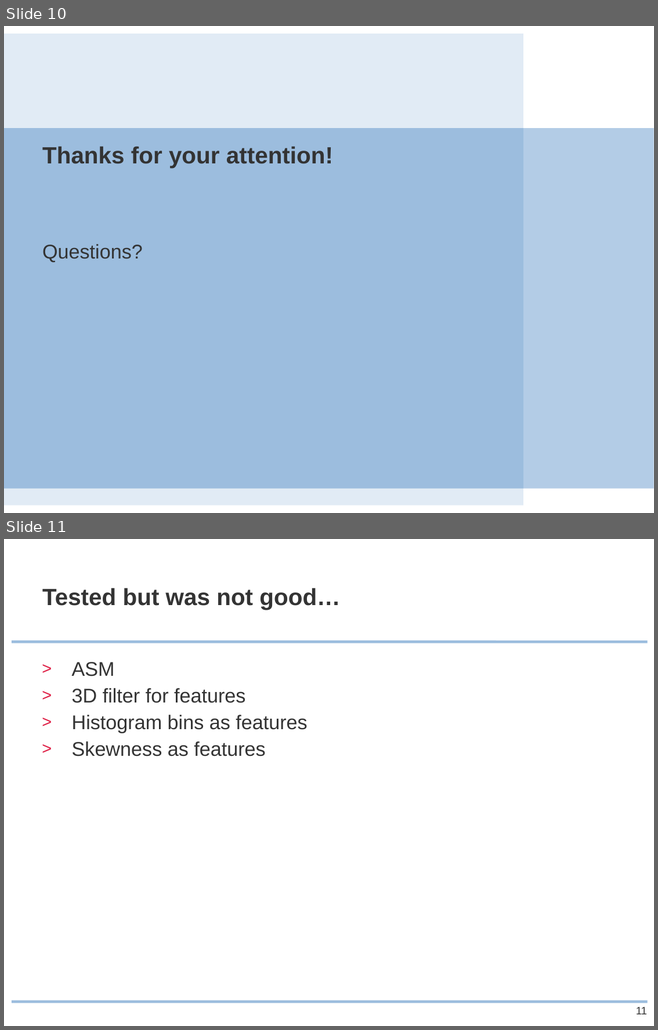
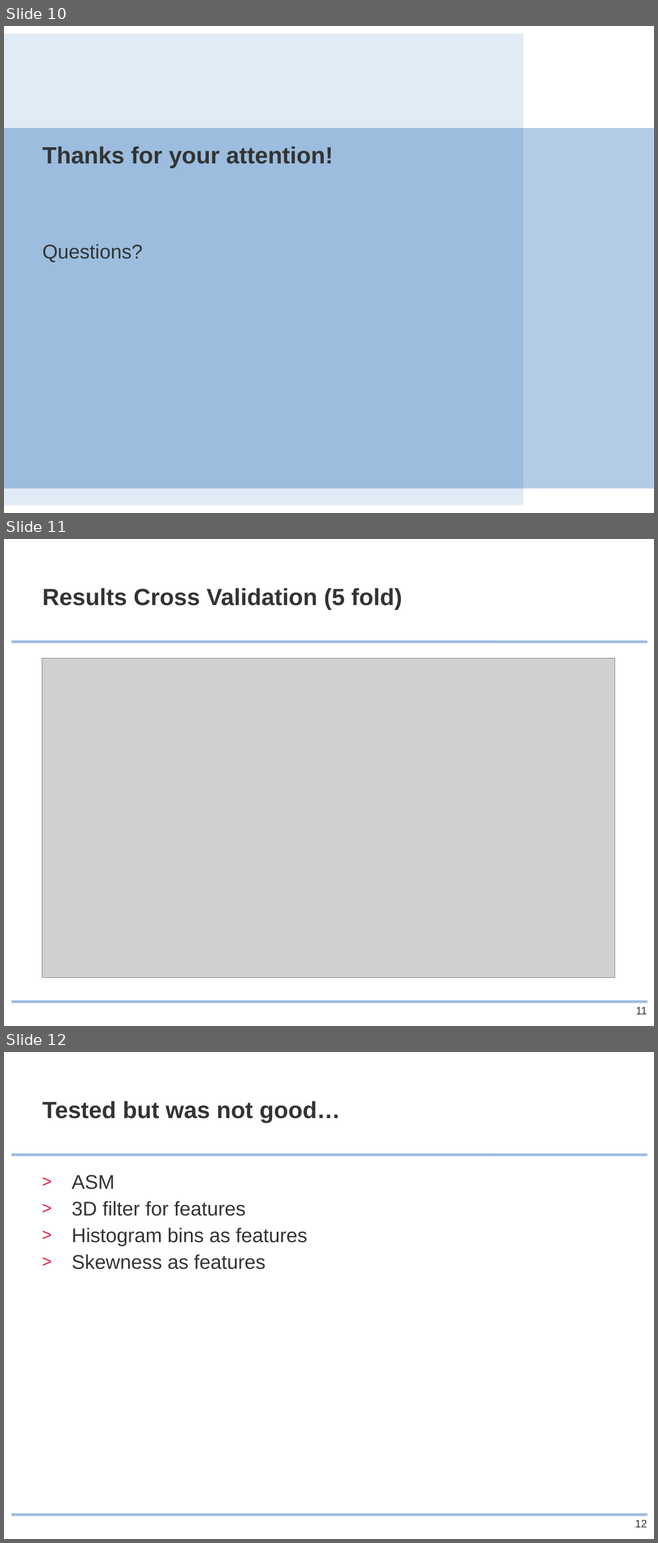
Before and after one commit to ipa/MIALab, a slide deck: doc/presentation/MIALab_slides.pptx. Shown one above the other, each under a label of ours: slides 10 and 11 before the commit, slides 10, 11 and 12 after it. The pictures are 658x1030 and 658x1543 pixels, drawn with LibreOffice and Linux fonts; fonts in the diff are those of the drawing; grey boxes stand for pictures; background and template pictures are left out. Boxes give left, top, right and bottom in pixels: in the first picture for what was removed or moved away, otherwise in the second. Text is boxed around its words. In the diff, an @@ line names an element or a change of style, - is before the commit and + after.

Commit message:
update presentation  results

```diff
--- a/doc/presentation/MIALab_slides.pptx
+++ b/doc/presentation/MIALab_slides.pptx
@@ slide 11 added at (x1=4, y1=539, x2=654, y2=1026), background #FFFFFF; not listed: 2 template elements that a slide beside it also shows @@
@@ title added at (x1=42, y1=588, x2=402, y2=610), 26 pt, text #333333, bold @@
+Results Cross Validation (5 fold)
@@ picture added at (x1=42, y1=658, x2=615, y2=977) @@
@@ page number added at (x1=636, y1=1007, x2=647, y2=1015), 12 pt, text #333333 @@
+11
@@ what was slide 11 is now slide 12 @@
@@ page number at (x1=634, y1=1520, x2=647, y2=1528): text changed @@
-11
+12
```
Also in this commit, not shown: 1 slide changed, 1 other slide added, 1 slide removed, 1 other file.
